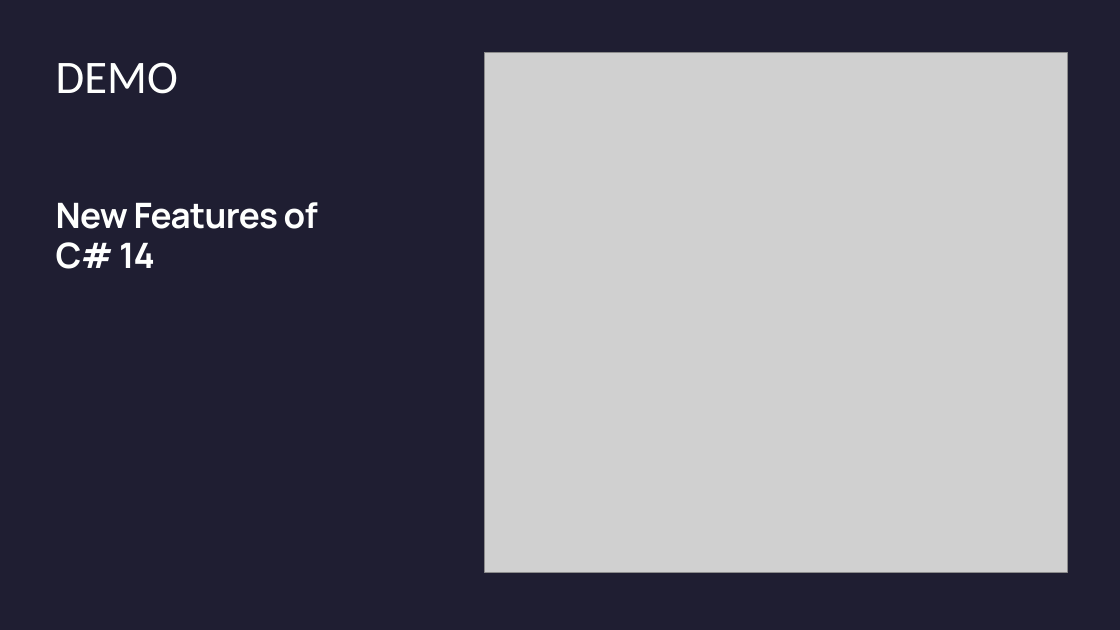
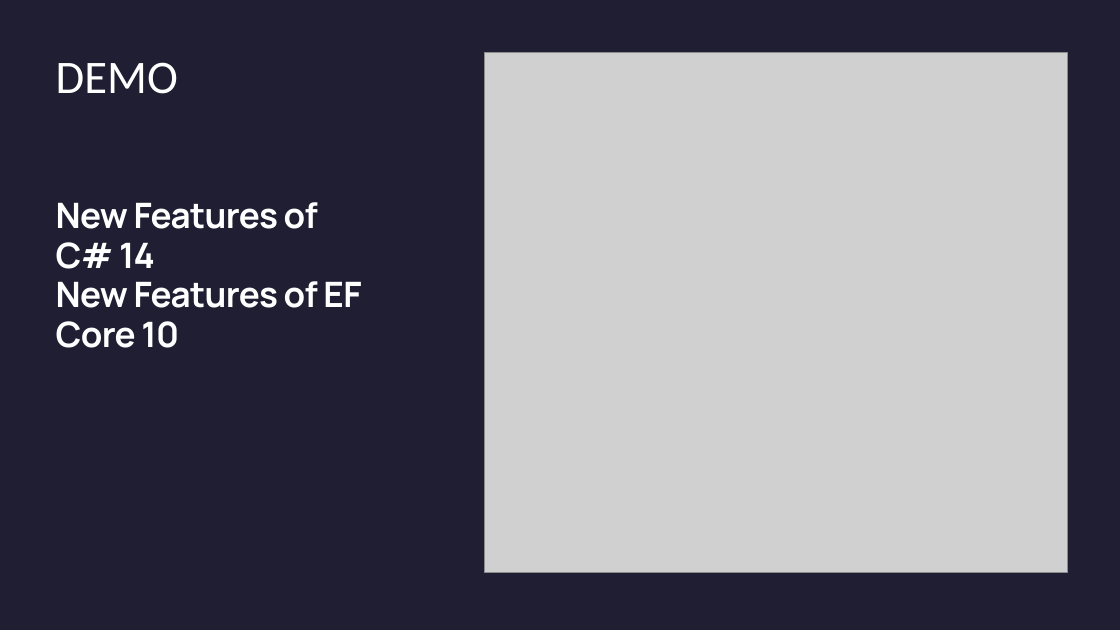
Before and after one commit to sparraguerra/dotnetconf2025, a slide deck: slide 6 of docs/Whats New in .NET 10 and C# 14.pptx (slide 10 before the commit). Drawn at 1120x630 pixels with LibreOffice and Linux fonts; fonts in the diff are those of the drawing; grey boxes stand for pictures. Boxes give left, top, right and bottom in pixels: in the first picture for what was removed or moved away, otherwise in the second. Text is boxed around its words. In the diff, an @@ line names an element or a change of style, - is before the commit and + after.

```diff
--- a/docs/Whats New in .NET 10 and C# 14.pptx
+++ b/docs/Whats New in .NET 10 and C# 14.pptx
@@ text at bbox=[56, 281, 361, 348]: paragraph added @@
+New Features of EF Core 10
```
Also in this commit, not shown: 1 other slide changed, 1 slide added, 5 slides removed.
